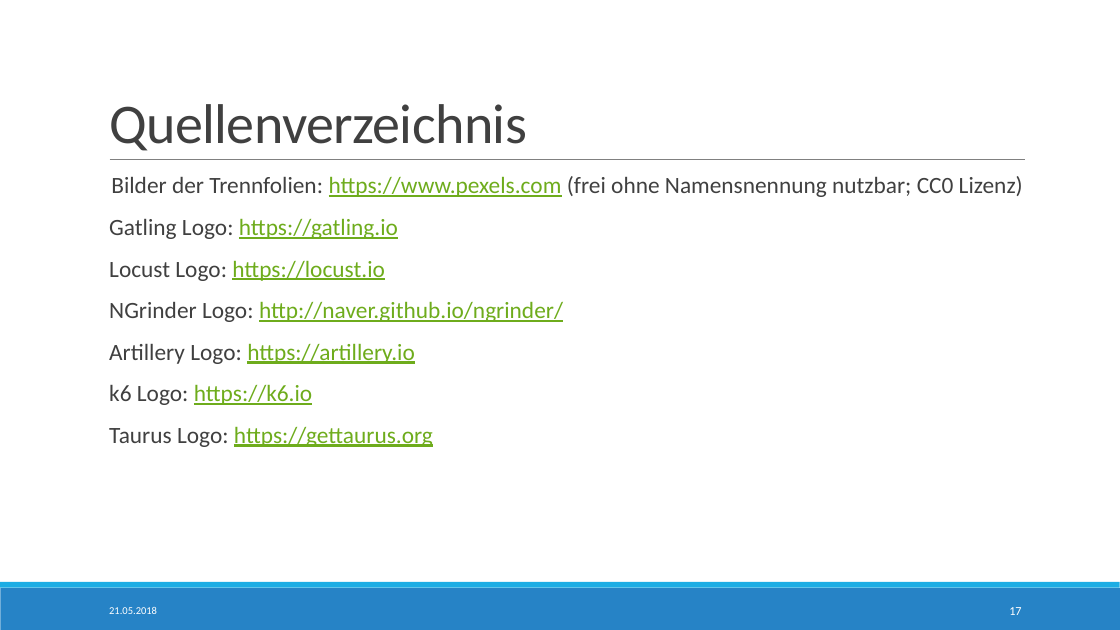
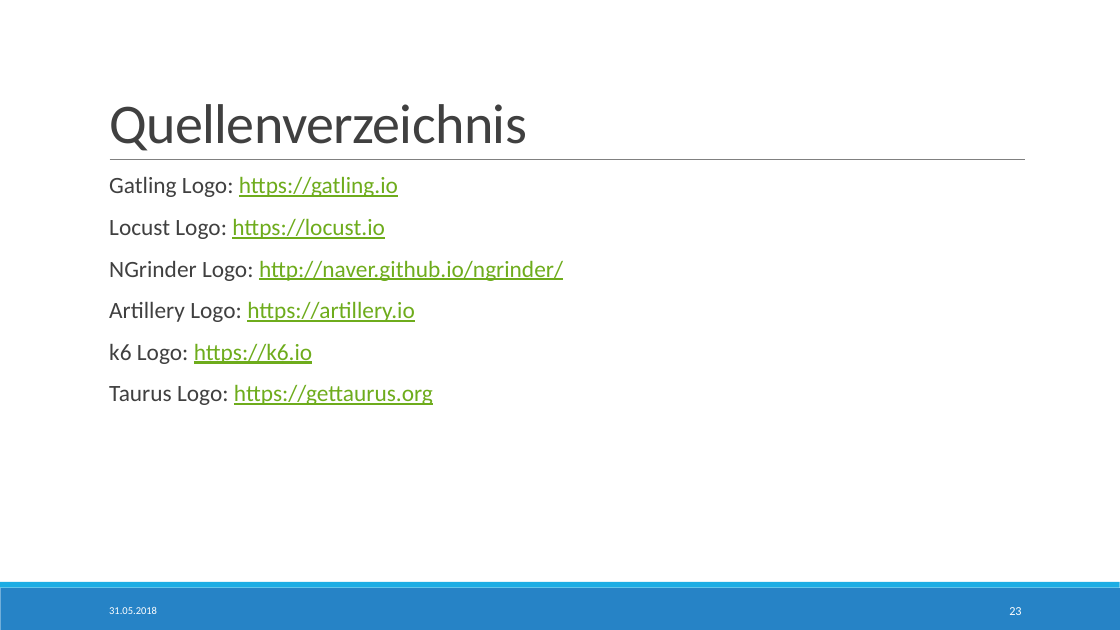
Before and after one commit to StTraeger/sqs-car-webservice, a slide deck: slide 23 of sqsdemoserver/LoadTesting.pptx (slide 17 before the commit). Drawn at 1120x630 pixels with LibreOffice and Linux fonts; fonts in the diff are those of the drawing. Boxes give left, top, right and bottom in pixels: in the first picture for what was removed or moved away, otherwise in the second. Text is boxed around its words. In the diff, an @@ line names an element or a change of style, - is before the commit and + after.

```diff
--- a/sqsdemoserver/LoadTesting.pptx
+++ b/sqsdemoserver/LoadTesting.pptx
@@ text at <box>111,176,1023,197</box>: paragraph removed @@
-Bilder der Trennfolien: https://www.pexels.com (frei ohne Namensnennung nutzbar; CC0 Lizenz)
@@ page number at <box>1009,607,1021,615</box>: text changed @@
-17
+23
```
Also in this commit, not shown: 13 other slides changed, 9 slides added, 3 slides removed, 6 other files.
